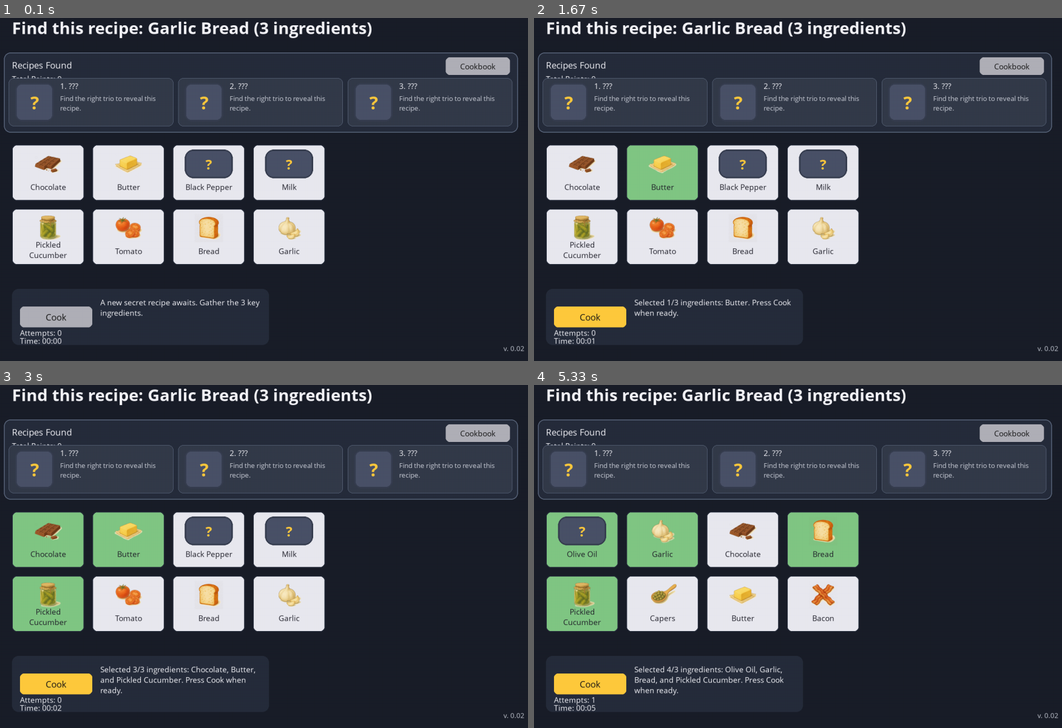
Above: before the commit, frames 1-4 (two rows, left to right).
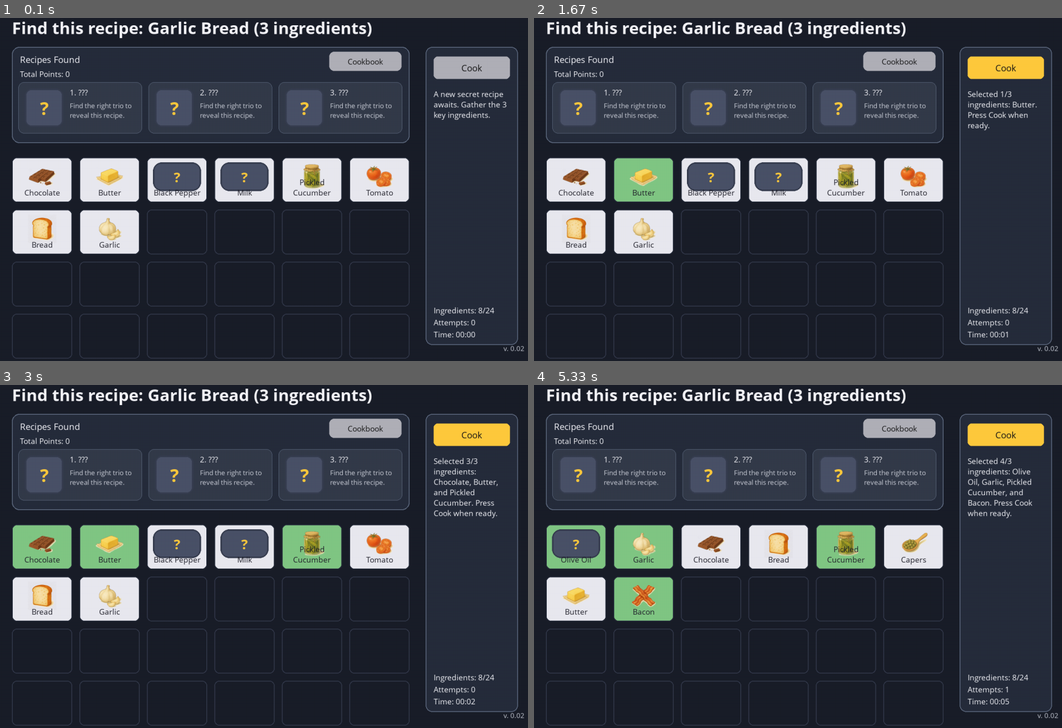
Above: after the commit, the same moments.

Repository: chrixbedardcad/FoodSimulator
Game: pygame game, started from secret_recipe_pygame.py
The game is run twice, just before and just after one commit, with the same random seed, the same clock (stepped at 60 frames per second) and the same inputs.
Inputs (mouse positions are in pixels of both pictures, inside the frame that each line leads up to):
- Up to frame 1 (0.1 s): no input
- Up to frame 2 (1.67 s): click (792, 179) at 0.38 s; click (666, 182) at 0.72 s; click "Milk" at 1.05 s
- Up to frame 3 (3 s): click (63, 539) at 1.88 s; click "Pickled" at 2.72 s
- Up to frame 4 (5.33 s): click "Cook" at 3.05 s; click "Cook" at 3.38 s; click (618, 583) at 3.72 s; click "Olive Oil" at 4.55 s; click (819, 532) at 4.88 s; click (634, 525) at 5.22 s

The runs differ from the first frame. In frame 1, 26% of the frame differs, in the area x 0-99%, y 8-100%; in frame 2, 26%; in frame 3, 28%; in frame 4, 28%.

Commit message:
Refine Pygame layout for larger ingredient grid

Diff:
--- a/secret_recipe_pygame.py
+++ b/secret_recipe_pygame.py
@@ -19,7 +19,19 @@
 
 HAND_SIZE = 8
 RECIPES_TO_FIND = 3
-CARD_COLUMNS = 4
+CARD_COLUMNS = 6
+CARD_ROWS = 4
+MAX_HAND_SIZE = CARD_COLUMNS * CARD_ROWS
+CARD_WIDTH = 150
+CARD_HEIGHT = 112
+CARD_PADDING_X = 18
+CARD_PADDING_Y = 18
+CARD_LEFT_MARGIN = 60
+SUMMARY_PANEL_HEIGHT = 240
+SUMMARY_PANEL_HEADER_GAP = 20
+SUMMARY_TO_CARDS_GAP = 36
+CONTROLS_GAP = 40
+CONTROLS_RIGHT_MARGIN = 40
 SCREEN_WIDTH = 1360
 SCREEN_HEIGHT = 900
 BACKGROUND_COLOR = (26, 30, 41)
@@ -70,6 +82,28 @@
         self.current_trio: Set[str] = set()
         self.current_hand: List[str] = []
         self.hand_size = HAND_SIZE
+        self.max_hand_size = MAX_HAND_SIZE
+        self.card_columns = CARD_COLUMNS
+        self.card_rows = CARD_ROWS
+        self.card_width = CARD_WIDTH
+        self.card_height = CARD_HEIGHT
+        self.card_padding_x = CARD_PADDING_X
+        self.card_padding_y = CARD_PADDING_Y
+        self.card_left_margin = CARD_LEFT_MARGIN
+        self.summary_panel_height = SUMMARY_PANEL_HEIGHT
+        self.summary_panel_header_gap = SUMMARY_PANEL_HEADER_GAP
+        self.summary_to_cards_gap = SUMMARY_TO_CARDS_GAP
+        self.controls_gap = CONTROLS_GAP
+        self.controls_right_margin = CONTROLS_RIGHT_MARGIN
+        self.card_grid_width = (
+            self.card_columns * self.card_width
+            + (self.card_columns - 1) * self.card_padding_x
+        )
+        self.card_grid_max_height = (
+            self.card_rows * self.card_height
+            + (self.card_rows - 1) * self.card_padding_y
+        )
+        self.summary_rect = pygame.Rect(0, 0, 0, 0)
         self.hand_active = False
         self.selected_indices: Set[int] = set()
         self.attempts = 0
@@ -80,20 +114,9 @@
         self.waiting_for_next_round = False
 
         self.found_recipes: List[Optional[Recipe]] = [None] * self.recipes_per_round
-        self.card_rects = self._build_card_layout(self.hand_size)
-        controls_height = 140
-        controls_top = SCREEN_HEIGHT - controls_height - 40
-        controls_width = 640
-        self.controls_rect = pygame.Rect(60, controls_top, controls_width, controls_height)
-        cook_button_height = 52
-        cook_button_width = 180
-        cook_button_y = self.controls_rect.y + (self.controls_rect.height - cook_button_height) // 2
-        self.cook_button = pygame.Rect(
-            self.controls_rect.x + 20,
-            cook_button_y,
-            cook_button_width,
-            cook_button_height,
-        )
+        self.card_rects: List[pygame.Rect] = []
+        self.controls_rect = pygame.Rect(0, 0, 0, 0)
+        self.cook_button = pygame.Rect(0, 0, 0, 0)
 
         self._ingredient_display: Dict[str, str] = {
             name: (ingredient.display_name if isinstance(ingredient, Ingredient) else name)
@@ -112,7 +135,9 @@
         )
 
         self.cookbook_button_rect: Optional[pygame.Rect] = None
-
+        self.active_card_rows = 0
+
+        self._recompute_layout()
         self._prepare_new_round()
         self._start_next_round()
 
@@ -229,11 +254,52 @@
         self.selected_indices.clear()
 
         self.round += 1
-        self.hand_size += 1
-        self.card_rects = self._build_card_layout(self.hand_size)
+        self.hand_size = min(self.hand_size + 1, self.max_hand_size)
+        self._recompute_layout()
         self._prepare_new_round()
         self.waiting_for_next_round = True
         pygame.time.set_timer(NEXT_ROUND_EVENT, NEXT_ROUND_DELAY_MS, loops=1)
+
+    # --- Layout helpers -----------------------------------------------------
+    def _summary_panel_rect(self) -> pygame.Rect:
+        header_bottom = 40 + self.font_title.get_linesize()
+        top = header_bottom + self.summary_panel_header_gap
+        return pygame.Rect(
+            self.card_left_margin,
+            top,
+            self.card_grid_width,
+            self.summary_panel_height,
+        )
+
+    def _build_controls_rect(self) -> pygame.Rect:
+        controls_left = self.card_left_margin + self.card_grid_width + self.controls_gap
+        controls_top = self.summary_rect.top
+        available_width = SCREEN_WIDTH - controls_left - self.controls_right_margin
+        controls_width = max(220, available_width)
+        max_height = (
+            self.summary_panel_height
+            + self.summary_to_cards_gap
+            + self.card_grid_max_height
+        )
+        available_height = SCREEN_HEIGHT - controls_top - 40
+        controls_height = min(max_height, available_height)
+        return pygame.Rect(controls_left, controls_top, controls_width, controls_height)
+
+    def _position_cook_button(self) -> None:
+        if self.controls_rect.width <= 0 or self.controls_rect.height <= 0:
+            self.cook_button = pygame.Rect(0, 0, 0, 0)
+            return
+        button_width = max(160, self.controls_rect.width - 40)
+        button_height = 56
+        button_x = self.controls_rect.x + (self.controls_rect.width - button_width) // 2
+        button_y = self.controls_rect.y + 24
+        self.cook_button = pygame.Rect(button_x, button_y, button_width, button_height)
+
+    def _recompute_layout(self) -> None:
+        self.summary_rect = self._summary_panel_rect()
+        self.card_rects = self._build_card_layout(self.hand_size)
+        self.controls_rect = self._build_controls_rect()
+        self._position_cook_button()
 
     def _build_hand(self, recipe: Recipe) -> List[str]:
         required = list(recipe.trio)
@@ -250,7 +316,8 @@
     def _deal_hand(self, hand: Sequence[str]) -> None:
         self.current_hand = list(hand)
         if len(self.current_hand) > len(self.card_rects):
-            self.card_rects = self._build_card_layout(len(self.current_hand))
+            self.hand_size = min(len(self.current_hand), self.max_hand_size)
+            self._recompute_layout()
         self.hand_active = True
         self.selected_indices.clear()
 
@@ -508,7 +575,16 @@
     def _draw_cards(self) -> None:
         for index, rect in enumerate(self.card_rects):
             if index >= len(self.current_hand):
+                placeholder_border = pygame.Rect(rect)
+                pygame.draw.rect(
+                    self.screen,
+                    (52, 58, 76),
+                    placeholder_border,
+                    width=2,
+                    border_radius=12,
+                )
                 continue
+
             name = self.current_hand[index]
             display_name = self._display_name(name)
             if not self.hand_active:
@@ -545,63 +621,71 @@
 
     def _draw_controls(self) -> None:
         controls_rect = self.controls_rect
+        if controls_rect.width <= 0 or controls_rect.height <= 0:
+            return
+
         pygame.draw.rect(self.screen, PANEL_COLOR, controls_rect, border_radius=16)
+        pygame.draw.rect(
+            self.screen,
+            SUMMARY_ENTRY_BORDER_COLOR,
+            controls_rect,
+            width=2,
+            border_radius=16,
+        )
+
         cook_color = ACCENT_COLOR if self.hand_active and self.selected_indices else CARD_DISABLED_COLOR
         pygame.draw.rect(self.screen, cook_color, self.cook_button, border_radius=10)
         label = self.font_medium.render("Cook", True, (20, 20, 20))
         self.screen.blit(label, label.get_rect(center=self.cook_button.center))
 
-        status_left = self.cook_button.right + 20
-        status_width = controls_rect.right - status_left - 20
+        status_top = self.cook_button.bottom + 24
         status_rect = pygame.Rect(
-            status_left,
-            controls_rect.y + 20,
-            max(200, status_width),
-            controls_rect.height - 40,
-        )
-        self._blit_wrapped_text(self.status_message, self.font_small, TEXT_COLOR, status_rect)
+            controls_rect.x + 20,
+            status_top,
+            controls_rect.width - 40,
+            max(0, controls_rect.bottom - status_top - 120),
+        )
+        if status_rect.height > 0:
+            self._blit_wrapped_text(self.status_message, self.font_small, TEXT_COLOR, status_rect)
+
+        stats_x = controls_rect.x + 20
+        stats_y = max(status_rect.bottom + 12, controls_rect.bottom - 100)
+        slots_surface = self.font_small.render(
+            f"Ingredients: {len(self.current_hand)}/{self.max_hand_size}",
+            True,
+            TEXT_COLOR,
+        )
+        self.screen.blit(slots_surface, (stats_x, stats_y))
+        stats_y += self.font_small.get_linesize() + 4
 
         attempts_surface = self.font_small.render(f"Attempts: {self.attempts}", True, TEXT_COLOR)
-        self.screen.blit(
-            attempts_surface,
-            (controls_rect.x + 20, controls_rect.bottom - 44),
-        )
+        self.screen.blit(attempts_surface, (stats_x, stats_y))
+        stats_y += self.font_small.get_linesize() + 4
+
         elapsed = (self.finish_time or time.perf_counter()) - self.start_time
         minutes, seconds = divmod(int(elapsed), 60)
         timer_surface = self.font_small.render(f"Time: {minutes:02d}:{seconds:02d}", True, TEXT_COLOR)
-        self.screen.blit(
-            timer_surface,
-            (controls_rect.x + 20, controls_rect.bottom - 24),
-        )
+        self.screen.blit(timer_surface, (stats_x, stats_y))
 
     def _draw_summary(self) -> None:
-        if not self.card_rects:
-            return
-
-        panel_margin = 40
-        panel_height = 200
-        header_bottom = 40 + self.font_title.get_linesize() + 30
-        panel_top = max(self.card_rects[0].y - panel_height - 30, header_bottom)
-        panel_rect = pygame.Rect(
-            panel_margin,
-            panel_top,
-            SCREEN_WIDTH - panel_margin * 2,
-            panel_height,
-        )
-
-        pygame.draw.rect(self.screen, PANEL_COLOR, panel_rect, border_radius=16)
+        panel_rect = self.summary_rect
+        if panel_rect.width <= 0 or panel_rect.height <= 0:
+            return
+
+        pygame.draw.rect(self.screen, PANEL_COLOR, panel_rect, border_radius=18)
         pygame.draw.rect(
             self.screen,
             SUMMARY_ENTRY_BORDER_COLOR,
             panel_rect,
             width=2,
-            border_radius=16,
-        )
-        title = self.font_medium.render("Recipes Found", True, TEXT_COLOR)
-        self.screen.blit(title, (panel_rect.x + 20, panel_rect.y + 16))
-
-        button_width = 160
-        button_height = 44
+            border_radius=18,
+        )
+
+        title_surface = self.font_medium.render("Recipes Found", True, TEXT_COLOR)
+        self.screen.blit(title_surface, (panel_rect.x + 20, panel_rect.y + 16))
+
+        button_width = 180
+        button_height = 48
         button_rect = pygame.Rect(
             panel_rect.right - button_width - 20,
             panel_rect.y + 12,
@@ -611,40 +695,55 @@
         self.cookbook_button_rect = button_rect
         has_cookbook = bool(self.round_summaries)
         button_color = ACCENT_COLOR if has_cookbook else CARD_DISABLED_COLOR
-        pygame.draw.rect(self.screen, button_color, button_rect, border_radius=10)
-        button_label = self.font_small.render("Cookbook", True, (20, 20, 20))
-        self.screen.blit(button_label, button_label.get_rect(center=button_rect.center))
-
-        points_text = self.font_small.render(
+        pygame.draw.rect(self.screen, button_color, button_rect, border_radius=12)
+        cookbook_label = self.font_small.render("Cookbook", True, (20, 20, 20))
+        self.screen.blit(cookbook_label, cookbook_label.get_rect(center=button_rect.center))
+
+        info_y = panel_rect.y + title_surface.get_height() + 24
+        points_surface = self.font_small.render(
             f"Total Points: {self.total_points}", True, TEXT_COLOR
         )
-        self.screen.blit(points_text, (panel_rect.x + 20, panel_rect.y + 52))
-
-        spacing = 12
+        self.screen.blit(points_surface, (panel_rect.x + 20, info_y))
+
+        if self.round > 1:
+            round_surface = self.font_xsmall.render(
+                f"Round {self.round - 1} complete. Preparing round {self.round}...",
+                True,
+                TEXT_MUTED_COLOR,
+            )
+            self.screen.blit(round_surface, (panel_rect.x + 20, info_y + 28))
+
         slots = len(self.found_recipes)
         if slots == 0:
             return
+
+        entry_area_top = panel_rect.y + 88
+        entry_area_height = panel_rect.bottom - entry_area_top - 24
+        spacing = 16
         available_width = panel_rect.width - spacing * (slots + 1)
-        entry_width = max(80, available_width // slots)
-        entry_height = panel_rect.height - 80
-        entry_top = panel_rect.y + 64
+        entry_width = max(140, available_width // slots)
+        entry_height = max(80, entry_area_height)
         current_x = panel_rect.x + spacing
 
         for idx, recipe in enumerate(self.found_recipes):
-            entry_rect = pygame.Rect(current_x, entry_top, entry_width, entry_height)
+            entry_rect = pygame.Rect(current_x, entry_area_top, entry_width, entry_height)
             fill_color = SUMMARY_ENTRY_FOUND_COLOR if recipe else SUMMARY_ENTRY_PENDING_COLOR
-            pygame.draw.rect(self.screen, fill_color, entry_rect, border_radius=12)
+            pygame.draw.rect(self.screen, fill_color, entry_rect, border_radius=14)
             pygame.draw.rect(
                 self.screen,
                 SUMMARY_ENTRY_BORDER_COLOR,
                 entry_rect,
                 width=1,
-                border_radius=12,
+                border_radius=14,
             )
 
             icon_surface = self._recipe_image_surface(recipe)
             icon_surface = self._scale_surface(
-                icon_surface, (entry_rect.height - 24, entry_rect.height - 24)
+                icon_surface,
+                (
+                    min(96, entry_rect.width // 3),
+                    min(entry_rect.height - 24, 96),
+                ),
             )
             icon_rect = icon_surface.get_rect()
             icon_rect.left = entry_rect.x + 16
@@ -654,17 +753,17 @@
             text_x = icon_rect.right + 16
             text_width = entry_rect.right - text_x - 16
             if text_width <= 0:
-                text_x = icon_rect.right + 4
-                text_width = entry_rect.right - text_x - 4
+                text_x = icon_rect.right + 8
+                text_width = entry_rect.right - text_x - 8
 
             primary_label = f"{idx + 1}. {recipe.display_name if recipe else '???'}"
             primary_surface = self.font_small.render(primary_label, True, TEXT_COLOR)
             primary_rect = primary_surface.get_rect()
-            primary_rect.topleft = (text_x, entry_rect.y + 6)
+            primary_rect.topleft = (text_x, entry_rect.y + 12)
             if primary_rect.width > text_width:
                 primary_surface = self.font_xsmall.render(primary_label, True, TEXT_COLOR)
                 primary_rect = primary_surface.get_rect()
-                primary_rect.topleft = (text_x, entry_rect.y + 6)
+                primary_rect.topleft = (text_x, entry_rect.y + 12)
             self.screen.blit(primary_surface, primary_rect)
 
             if recipe:
@@ -674,7 +773,7 @@
                 detail_text = "Find the right trio to reveal this recipe."
 
             detail_lines = self._wrap_text(detail_text, self.font_xsmall, text_width)
-            detail_y = primary_rect.bottom + 6
+            detail_y = primary_rect.bottom + 8
             for line in detail_lines:
                 detail_surface = self.font_xsmall.render(line, True, TEXT_MUTED_COLOR)
                 self.screen.blit(detail_surface, (text_x, detail_y))
@@ -784,32 +883,22 @@
 
     # --- Utility helpers -----------------------------------------------------
     def _build_card_layout(self, hand_size: int) -> List[pygame.Rect]:
-        card_width = 180
-        card_height = 140
-        padding_x = 20
-        padding_y = 20
-        start_x = 60
-        # The hand of ingredient cards previously started at a fixed y-position
-        # that sat fairly close to the "Recipes Found" summary panel rendered
-        # near the top of the screen. When the summary panel expands (for
-        # example right after discovering a recipe) it visually overlaps the top
-        # row of ingredient tiles, making it harder to see or click them.
-        #
-        # Give the ingredient grid a little more breathing room by nudging the
-        # starting y-position downward. This keeps the summary panel from
-        # encroaching on the cards while preserving the existing spacing between
-        # rows.
-        start_y = 360
+        max_tiles = min(hand_size, self.max_hand_size)
+        start_y = self.summary_rect.bottom + self.summary_to_cards_gap
         rects: List[pygame.Rect] = []
-        rows = max(1, math.ceil(hand_size / CARD_COLUMNS))
-        for row in range(rows):
-            for column in range(CARD_COLUMNS):
-                index = row * CARD_COLUMNS + column
-                if index >= hand_size:
-                    break
-                x = start_x + column * (card_width + padding_x)
-                y = start_y + row * (card_height + padding_y)
-                rects.append(pygame.Rect(x, y, card_width, card_height))
+        total_slots = self.max_hand_size
+
+        for index in range(total_slots):
+            row = index // self.card_columns
+            column = index % self.card_columns
+            x = self.card_left_margin + column * (self.card_width + self.card_padding_x)
+            y = start_y + row * (self.card_height + self.card_padding_y)
+            rects.append(pygame.Rect(x, y, self.card_width, self.card_height))
+
+        if max_tiles <= 0:
+            self.active_card_rows = 0
+        else:
+            self.active_card_rows = max(1, math.ceil(max_tiles / self.card_columns))
         return rects
 
     def _display_name(self, ingredient_name: str) -> str:
